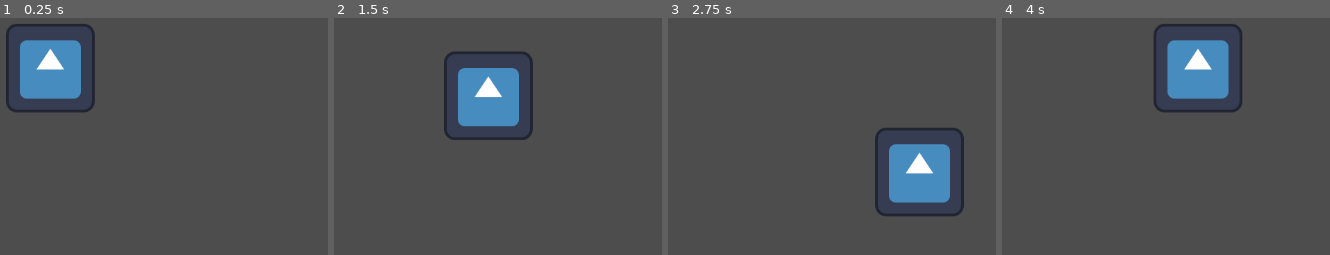
Above: before the commit, frames 1-4 (left to right).
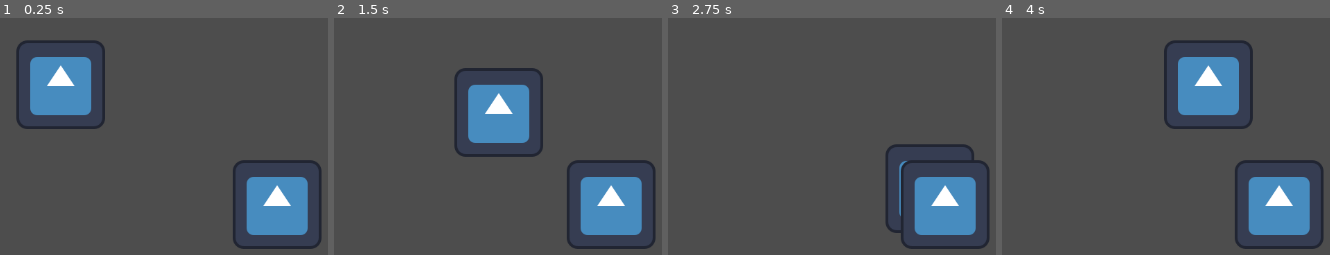
Above: after the commit, the same moments.

Repository: jadjoker/tdf
Game: Godot game, scene res://main.tscn
Two runs of this game, one before a commit and one after it. Both use one fixed random seed, a clock stepped at 60 frames per second and the inputs below. The engine's default icon, where the game draws it, is replaced by a stand-in: a white triangle on a blue panel in a dark square.
Inputs:
- Up to frame 1 (0.25 s): no input
- Up to frame 2 (1.5 s): tap Enter at 0.5 s; hold D (move_right) 0.53-1.28 s; hold S (move_down) from 1.28 s (still down)
- Up to frame 3 (2.75 s): release S (move_down) at 2.03 s; hold D (move_right) from 2.03 s (still down)
- Up to frame 4 (4 s): release D (move_right) at 2.78 s; hold W (move_up) 2.78-3.53 s; hold A (move_left) from 3.53 s (still down)

The runs differ from the first frame. In frame 1, 12% of the frame differs, in the area x 1-98%, y 2-98%; in frame 2, 12%; in frame 3, 9.3%; in frame 4, 12%, in the area x 46-98%, y 2-98%.

Commit message:
player touches units, they change color and follow player

Diff:
--- /dev/null
+++ b/scenes/FollowerUnit.tscn
@@ -0,0 +1,15 @@
+[gd_scene load_steps=4 format=3 uid="uid://cyhxmwjpqq5at"]
+
+[ext_resource type="Script" uid="uid://c1n4pkhgao6jo" path="res://scripts/followerunit.gd" id="1_5vtvk"]
+[ext_resource type="Texture2D" uid="uid://cjjh4h4ta0t5" path="res://icon.svg" id="1_sppyp"]
+
+[sub_resource type="CircleShape2D" id="CircleShape2D_5vtvk"]
+
+[node name="FollowerUnit" type="Area2D"]
+script = ExtResource("1_5vtvk")
+
+[node name="Sprite2D" type="Sprite2D" parent="."]
+texture = ExtResource("1_sppyp")
+
+[node name="CollisionShape2D" type="CollisionShape2D" parent="."]
+shape = SubResource("CircleShape2D_5vtvk")
--- a/scenes/Phase1.tscn
+++ b/scenes/Phase1.tscn
@@ -1,7 +1,12 @@
-[gd_scene load_steps=2 format=3 uid="uid://b6ac3dvtsqkhi"]
+[gd_scene load_steps=3 format=3 uid="uid://b6ac3dvtsqkhi"]
 
 [ext_resource type="PackedScene" uid="uid://c1tv7sh701vhc" path="res://scenes/Player.tscn" id="1_0dg7t"]
+[ext_resource type="PackedScene" uid="uid://cyhxmwjpqq5at" path="res://scenes/FollowerUnit.tscn" id="2_4fcp5"]
 
 [node name="Phase1" type="Node2D"]
 
 [node name="Player" parent="." instance=ExtResource("1_0dg7t")]
+position = Vector2(585, 320)
+
+[node name="FollowerUnit" parent="." instance=ExtResource("2_4fcp5")]
+position = Vector2(897, 493)
--- a/scenes/Player.tscn
+++ b/scenes/Player.tscn
@@ -1,15 +1,14 @@
 [gd_scene load_steps=4 format=3 uid="uid://c1tv7sh701vhc"]
 
-[ext_resource type="Script" uid="uid://dsghd4f6rkhjo" path="res://scenes/player.gd" id="1_p0vlq"]
+[ext_resource type="Script" uid="uid://dsghd4f6rkhjo" path="res://scripts/player.gd" id="1_p0vlq"]
 [ext_resource type="Texture2D" uid="uid://cjjh4h4ta0t5" path="res://icon.svg" id="2_v6fml"]
 
 [sub_resource type="CircleShape2D" id="CircleShape2D_5q5h1"]
 
-[node name="Player" type="CharacterBody2D"]
+[node name="Player" type="CharacterBody2D" groups=["player"]]
 script = ExtResource("1_p0vlq")
 
 [node name="Sprite2D" type="Sprite2D" parent="."]
-position = Vector2(570, 296)
 texture = ExtResource("2_v6fml")
 
 [node name="CollisionShape2D" type="CollisionShape2D" parent="."]
--- /dev/null
+++ b/scripts/followerunit.gd
@@ -0,0 +1,37 @@
+extends Area2D
+
+@export var follow_speed: float = 150.0
+@export var follow_distance: float = 24.0
+
+var is_collected: bool = false
+var target: Node2D = null
+
+
+func _ready() -> void:
+	body_entered.connect(_on_body_entered)
+
+
+func _on_body_entered(body: Node) -> void:
+	# If already collected, ignore further collisions
+	if is_collected:
+		return
+
+	# Only respond to the player
+	if body.is_in_group("player"):
+		is_collected = true
+		target = body
+		# Optional: visually show it's collected (e.g. scale or modulate)
+		if has_node("Sprite2D"):
+			$Sprite2D.modulate = Color(0.5, 1.0, 0.5)  # light green tint
+
+
+func _process(delta: float) -> void:
+	if not is_collected or target == null:
+		return
+
+	var desired_pos: Vector2 = target.global_position
+	var distance: float = global_position.distance_to(desired_pos)
+
+	if distance > follow_distance:
+		var dir: Vector2 = global_position.direction_to(desired_pos)
+		global_position += dir * follow_speed * delta
Not shown, added: scripts/followerunit.gd.uid
Renamed: scenes/player.gd -> scripts/player.gd
Renamed: scenes/player.gd.uid -> scripts/player.gd.uid
